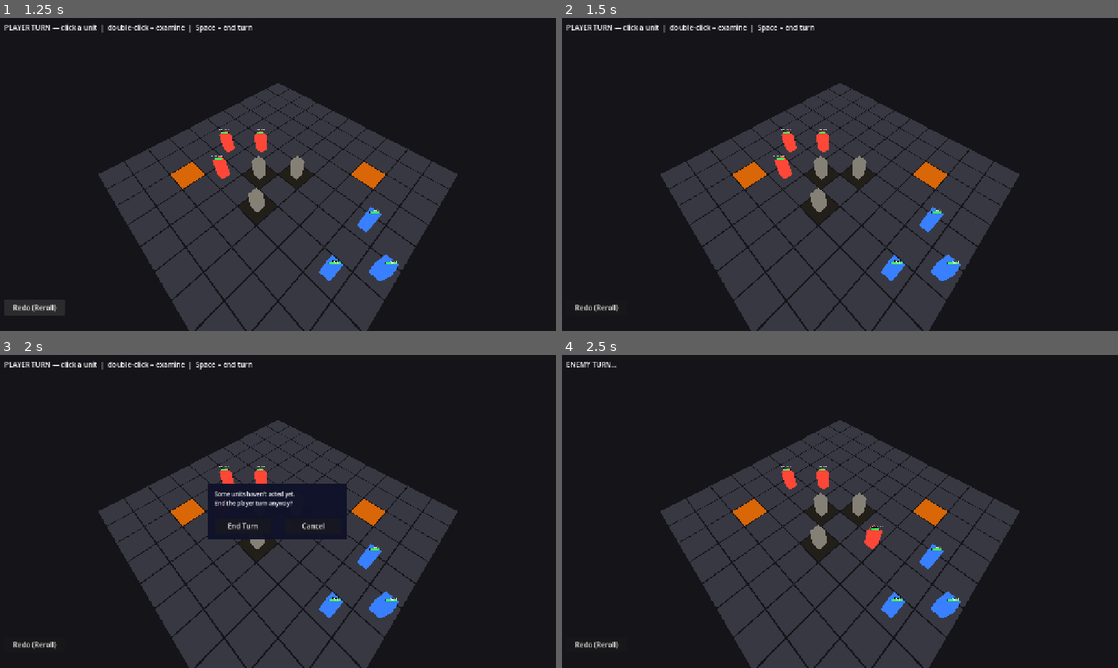
Above: before the commit, frames 1-4 (two rows, left to right).
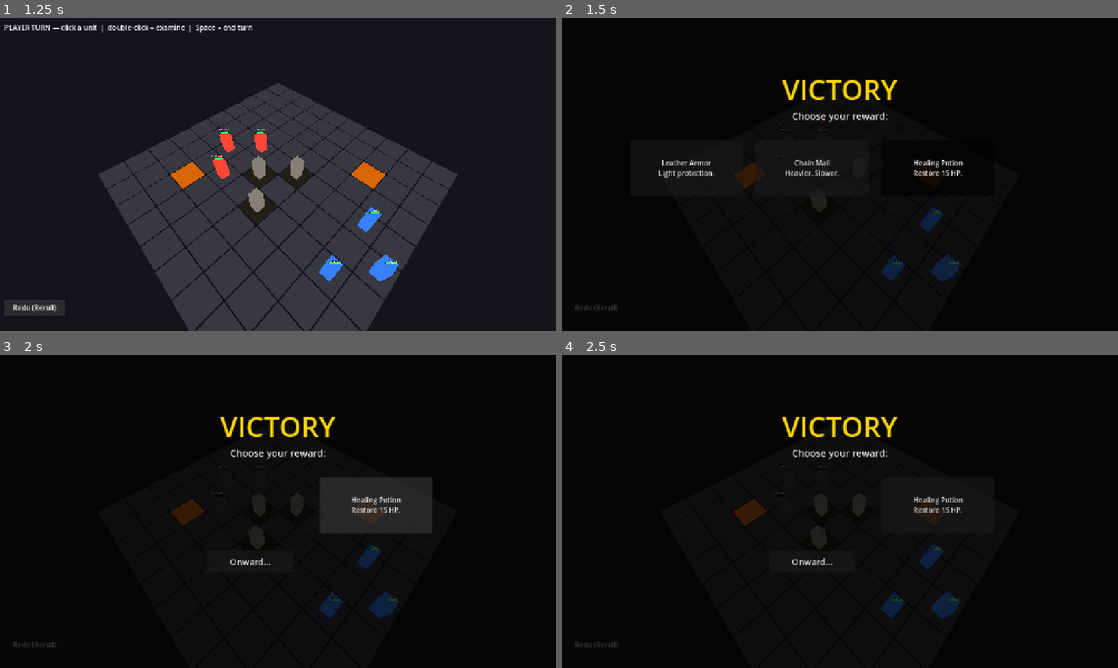
Above: after the commit, the same moments.

Repository: caleb-the-dev/RogueFinder
Game: Godot game, scene res://main.tscn
Same seed, same stepped clock (60 frames per second), same inputs: the game is played once before the commit and once after it. The engine's default icon, where the game draws it, is replaced by a stand-in: a white triangle on a blue panel in a dark square.
Inputs (mouse positions are in pixels of both pictures, inside the frame that each line leads up to):
- Up to frame 1 (1.25 s): click "Redo (Reroll)" at 0.5 s
- Up to frame 2 (1.5 s): tap A at 1.25 s; move the mouse to (962, 158) at 1.27 s; hold Right from 1.28 s (still down); tap K at 1.35 s; click (962, 158) at 1.42 s
- Up to frame 3 (2 s): keep holding Right; tap Space at 1.52, 1.55, 1.82 s
- Up to frame 4 (2.5 s): release Right at 2 s; click (806, 527) at 2 s, where only the run before the commit has a clickable "End Turn"

Frame 1 is identical in both runs. In frame 2, 32% of the frame differs, in the area x 0-83%, y 1-100%; in frame 3, 31%; in frame 4, 32%.

Commit message:
debug: K key instant-kills all enemies for victory screen testing
Co-Authored-By: Claude Sonnet 4.6 <noreply@anthropic.com>

Diff:
--- a/rogue-finder/scripts/combat/CombatManager3D.gd
+++ b/rogue-finder/scripts/combat/CombatManager3D.gd
@@ -236,6 +236,12 @@
 				get_viewport().set_input_as_handled()
 			KEY_SPACE:
 				_request_end_player_turn()
+				get_viewport().set_input_as_handled()
+			KEY_K:
+				# Debug: instant-kill all enemies to test the victory screen
+				for u in _enemy_units:
+					if u.is_alive:
+						u.take_damage(9999)
 				get_viewport().set_input_as_handled()
 
 	if event is InputEventMouseMotion and mode == PlayerMode.ABILITY_TARGET_MODE \
